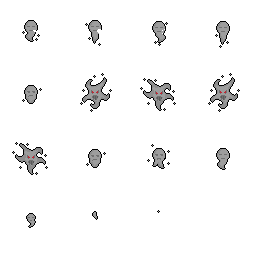
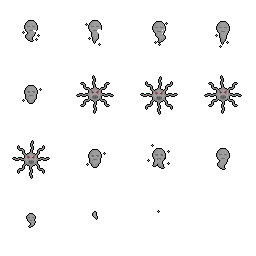
Layers edited between the first and the second w=256, h=256 image:
renamed "Layer 0" to "Layer 1", painted on it over [left=12, top=73, right=242, bottom=179]
